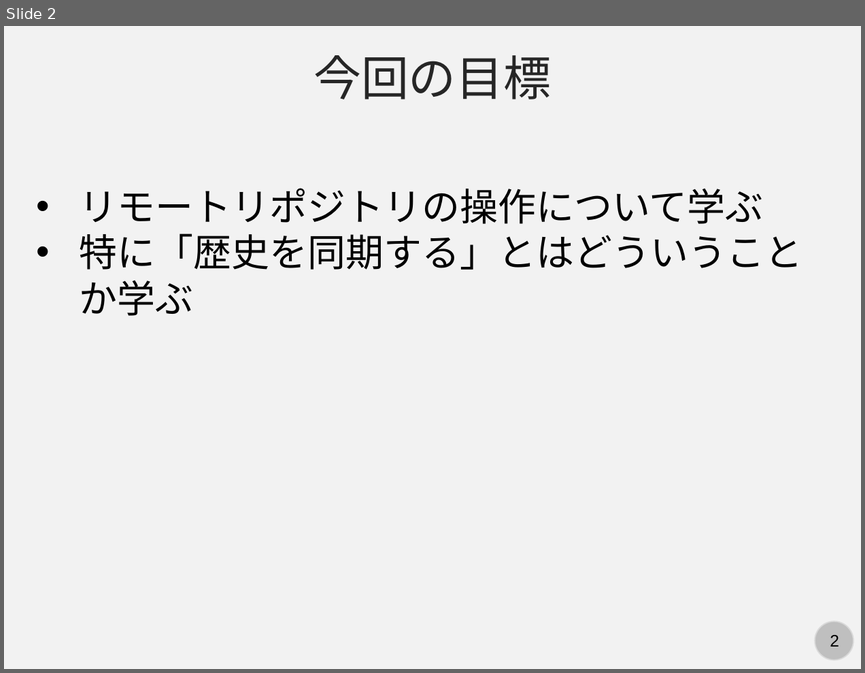
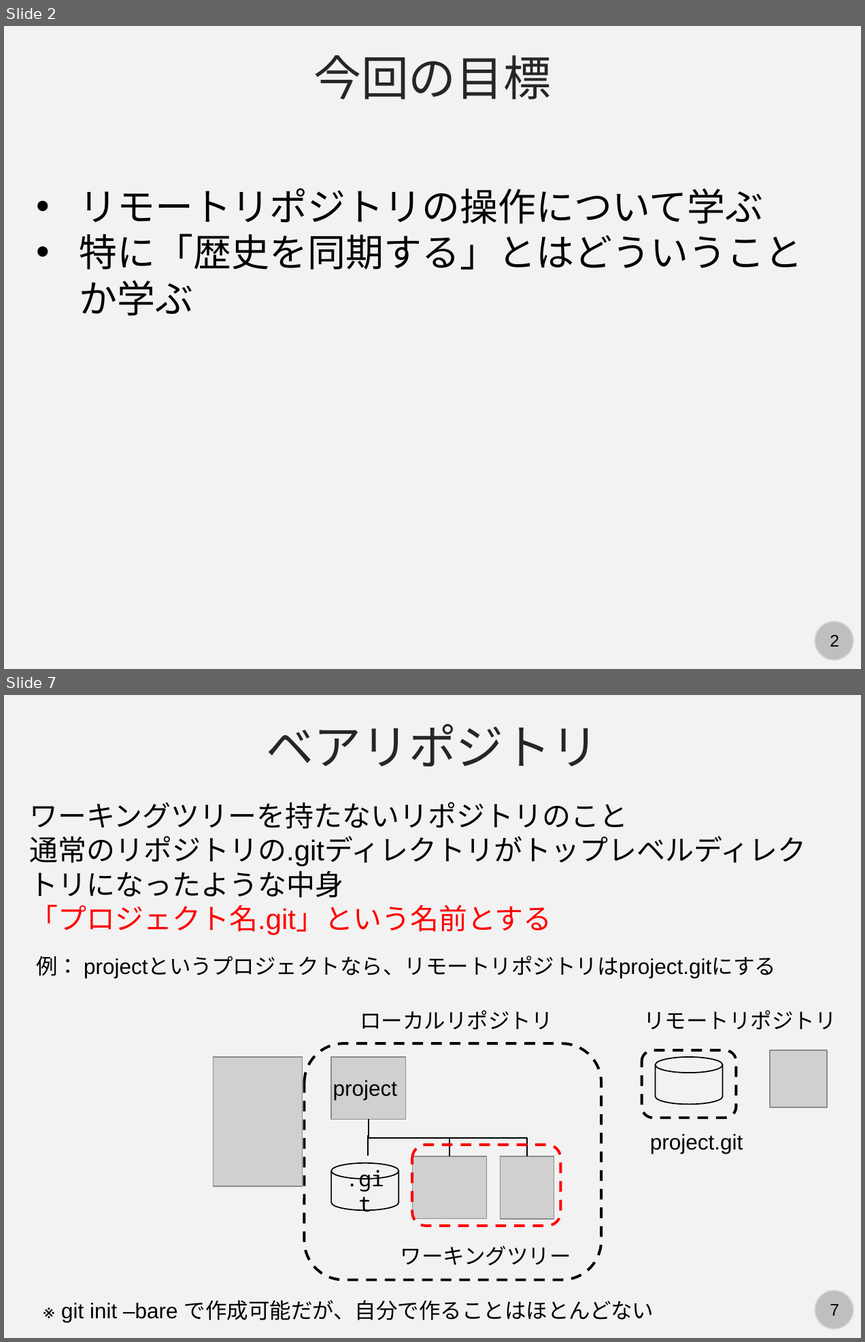
Before and after one commit to kaityo256/github, a slide deck: remote/fig/slide.pptx. Shown one above the other, each under a label of ours: slide 2 before the commit, slides 2 and 7 after it; the slides between them are not shown. The pictures are 865x673 and 865x1342 pixels, drawn with LibreOffice and Linux fonts; fonts in the diff are those of the drawing; grey boxes stand for pictures. Boxes give left, top, right and bottom in pixels: in the first picture for what was removed or moved away, otherwise in the second. Text is boxed around its words. In the diff, an @@ line names an element or a change of style, - is before the commit and + after.

```diff
--- a/remote/fig/slide.pptx
+++ b/remote/fig/slide.pptx
@@ slide 7 added at (4,695,861,1338), background #F2F2F2; not listed: 2 template elements that a slide beside it also shows @@
@@ text added at (266,724,599,766), 40 pt, text #262626 @@
+ベアリポジトリ
@@ text added at (29,802,806,935), 24 pt, text #000000 @@
+ワーキングツリーを持たないリポジトリのこと
+通常のリポジトリの.gitディレクトリがトップレベルディレクトリになったような中身
+「プロジェクト名.git」という名前とする
@@ text added at (36,955,776,978), 18 pt, text #000000 @@
+例： projectというプロジェクトなら、リモートリポジトリはproject.gitにする
@@ text added at (360,1010,553,1030), 18 pt, text #000000 @@
+ローカルリポジトリ
@@ text added at (643,1010,836,1030), 18 pt, text #000000 @@
+リモートリポジトリ
@@ picture added at (213,1057,302,1186) @@
@@ rounded rectangle added at (304,1043,600,1279), outline #000000 2.25 pt dashed @@
@@ picture added at (331,1057,406,1119) @@
@@ rounded rectangle added at (641,1050,736,1117), outline #000000 2.25 pt dashed @@
@@ cylinder added at (655,1057,723,1104), fill #F2F2F2, outline #000000 1 pt @@
@@ picture added at (770,1050,827,1107) @@
@@ text added at (333,1080,397,1100), 18 pt, text #000000 @@
+project
@@ elbow line added from (368, 1119) to (449, 1156), #000000 1 pt @@
@@ elbow line added from (368, 1119) to (527, 1156), #000000 1 pt @@
@@ line added from (368, 1136) to (368, 1155), #000000 1 pt @@
@@ text added at (650,1134,742,1153), 18 pt, text #000000 @@
+project.git
@@ cylinder added at (331,1163,399,1210), fill #F2F2F2, outline #000000 1 pt, 18 pt, text #000000 @@
+.git
@@ picture added at (412,1156,486,1219) @@
@@ rounded rectangle added at (412,1145,560,1225), outline #FF0000 2.25 pt dashed @@
@@ picture added at (500,1156,554,1219) @@
@@ text added at (400,1245,571,1265), 18 pt, text #000000 @@
+ワーキングツリー
@@ text added at (61,1300,654,1322), 18 pt, text #000000 @@
+※ git init –bare で作成可能だが、自分で作ることはほとんどない
```
Also in this commit, not shown: 2 slides changed, 6 other slides added, 1 other file.
